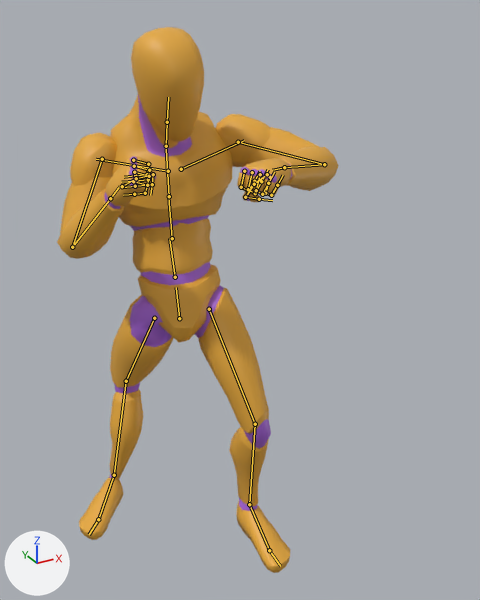
A saved change to the glTF model public/models/quaternius/blender-strikes-core.glb.
One viewpoint serves both versions: a camera (50 mm lens) standing at (-0.739, -1.786, 1.75) and looking at (0.147, -0.175, 0.944). Every picture has the same lights, and +X, +Y and +Z are marked at lower left. The picture after the commit comes second. Both versions are drawn at frame 7 of the action 'BF_Jab_L'; the numbers are the values there. The bones that change, and the others that lie on the model, are drawn over the model as lines.

The first picture shows 'Mannequin'.
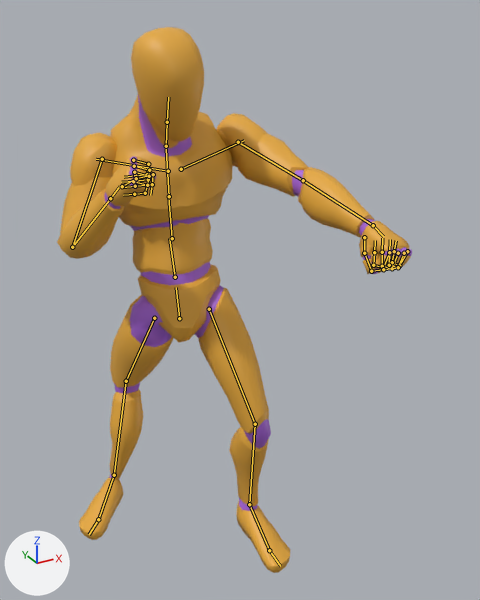
The edits, one by one:
Bone 'upperarm_l' (bone_upperarm_l) turns from (32, 26, 8) to (57, 16, 18) degrees about its own x, y and z.
Bone 'lowerarm_l' (bone_lowerarm_l) turns from (95, -54, 4) to (2, -53, 3) degrees about its own x, y and z.

Boxes (x1, y1, x2, y2) around the edits, measured in the pictures (480 x 600 px):
'Mannequin', posed (26% wider): before (57, 27, 339, 573); after (57, 27, 412, 573)
bone 'upperarm_l', root to tip: before (238, 142) to (324, 164); after (238, 142) to (303, 180)
bone 'lowerarm_l', root to tip: before (324, 164) to (284, 167); after (303, 180) to (373, 225)
